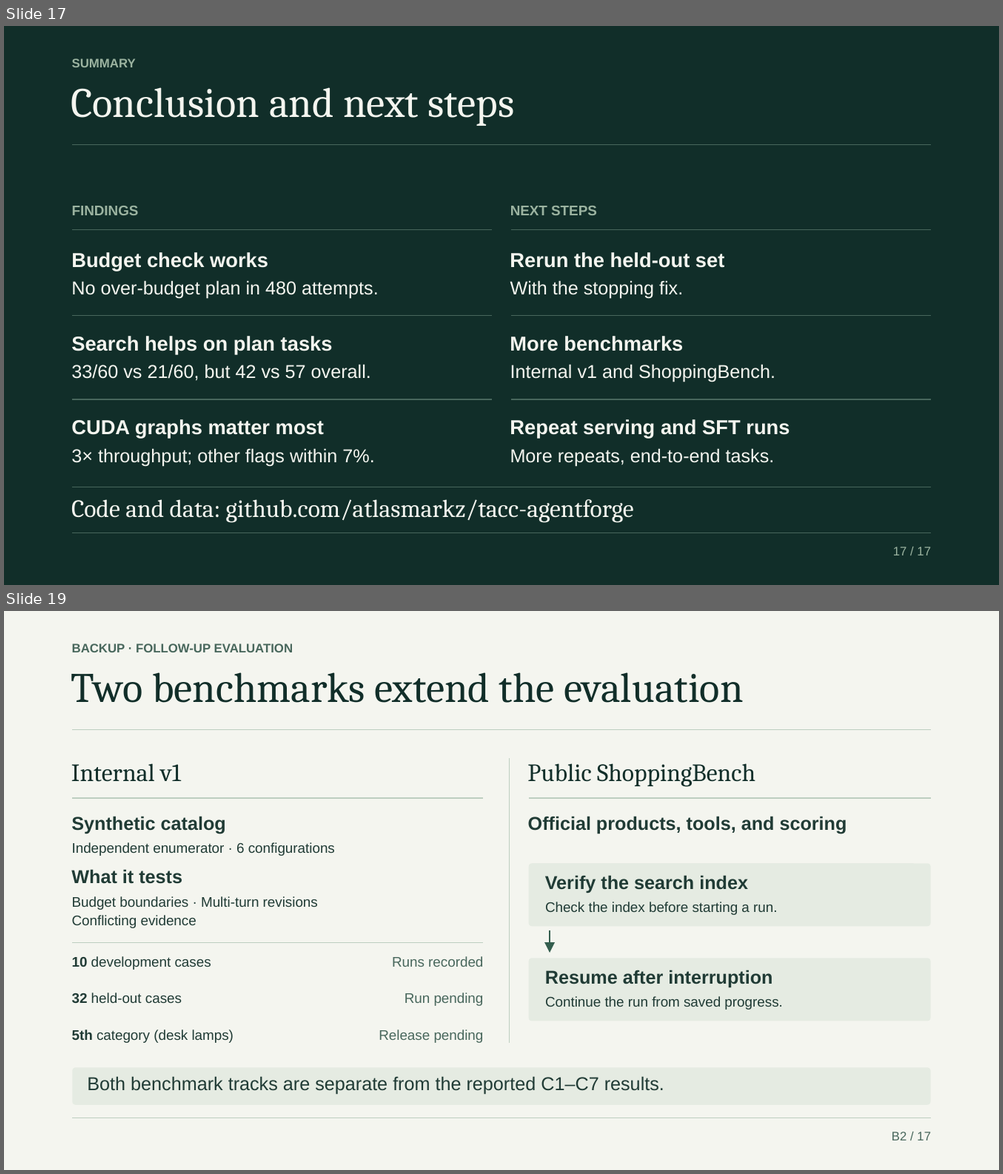
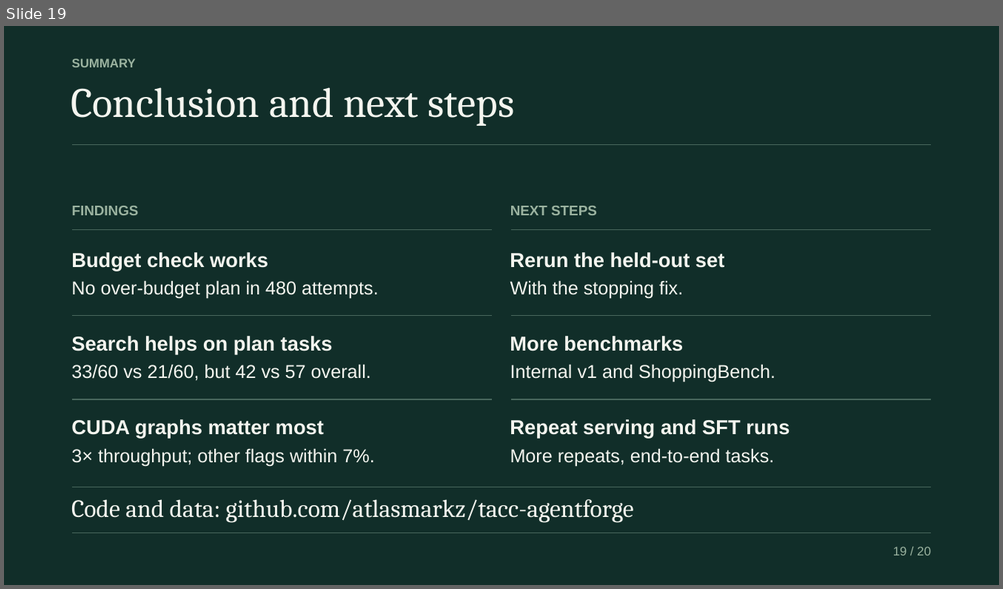
Before and after one commit to atlasmarkz/tacc-agentforge, a slide deck: output/presentation/agentforge_v4.pptx. Shown one above the other, each under a label of ours: slides 17 and 19 before the commit, slide 19 after it; the slides between them are not shown. The pictures are 1003x1174 and 1003x589 pixels, drawn with LibreOffice and Linux fonts; fonts in the diff are those of the drawing. Boxes give left, top, right and bottom in pixels: in the first picture for what was removed or moved away, otherwise in the second. Text is boxed around its words. In the diff, an @@ line names an element or a change of style, - is before the commit and + after.

```diff
--- a/output/presentation/agentforge_v4.pptx
+++ b/output/presentation/agentforge_v4.pptx
@@ slide 19 removed at <box>4,611,999,1170</box>, background #F4F5EF @@
@@ text removed at <box>72,644,293,652</box> @@
-BACKUP · FOLLOW-UP EVALUATION
@@ text removed at <box>71,672,743,703</box> @@
-Two benchmarks extend the evaluation
@@ freeform shape removed at <box>73,729,930,730</box> @@
@@ group removed at <box>509,759,930,1043</box>: 6 texts, 2 freeform shapes, 2 rounded rectangles, 1 arrow @@
-Public ShoppingBench
-Official products, tools, and scoring
-Verify the search index
-Resume after interruption
-Check the index before starting a run.
-Continue the run from saved progress.
@@ group removed at <box>71,763,484,1043</box>: 11 texts, 2 freeform shapes @@
-Internal v1
-Synthetic catalog
-Independent enumerator · 6 configurations
-What it tests
-Budget boundaries · Multi-turn revisions
-Conflicting evidence
-10 development cases
-32 held-out cases
-5th category (desk lamps)
-Runs recorded
-Run pending
-Release pending
@@ rounded rectangle removed at <box>73,1068,930,1105</box> @@
@@ text removed at <box>87,1076,664,1095</box> @@
-Both benchmark tracks are separate from the reported C1–C7 results.
@@ freeform shape removed at <box>73,1119,930,1119</box> @@
@@ text removed at <box>891,1132,930,1141</box> @@
-B2 / 17
@@ what was slide 17 is now slide 19 @@
@@ slide 19 changed as well @@
@@ text at <box>893,547,930,556</box>: text changed @@
-17 / 17
+19 / 20
```
Also in this commit, not shown: 9 other slides changed, 10 slides added, 9 other slides removed, 1 other file.
